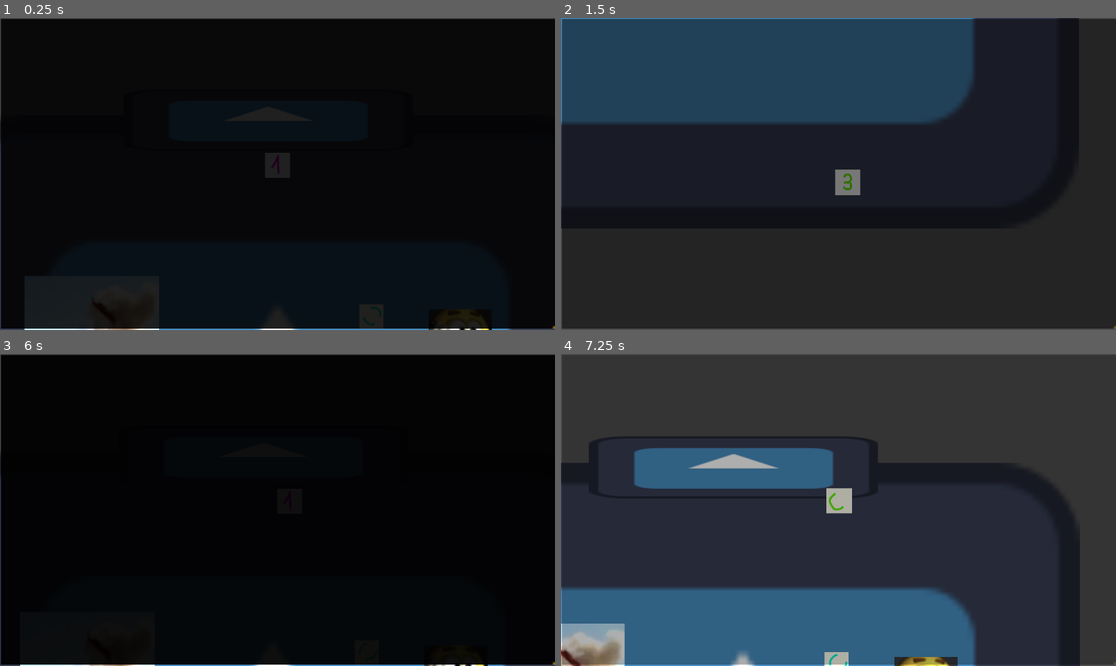
Above: before the commit, frames 1-4 (two rows, left to right).
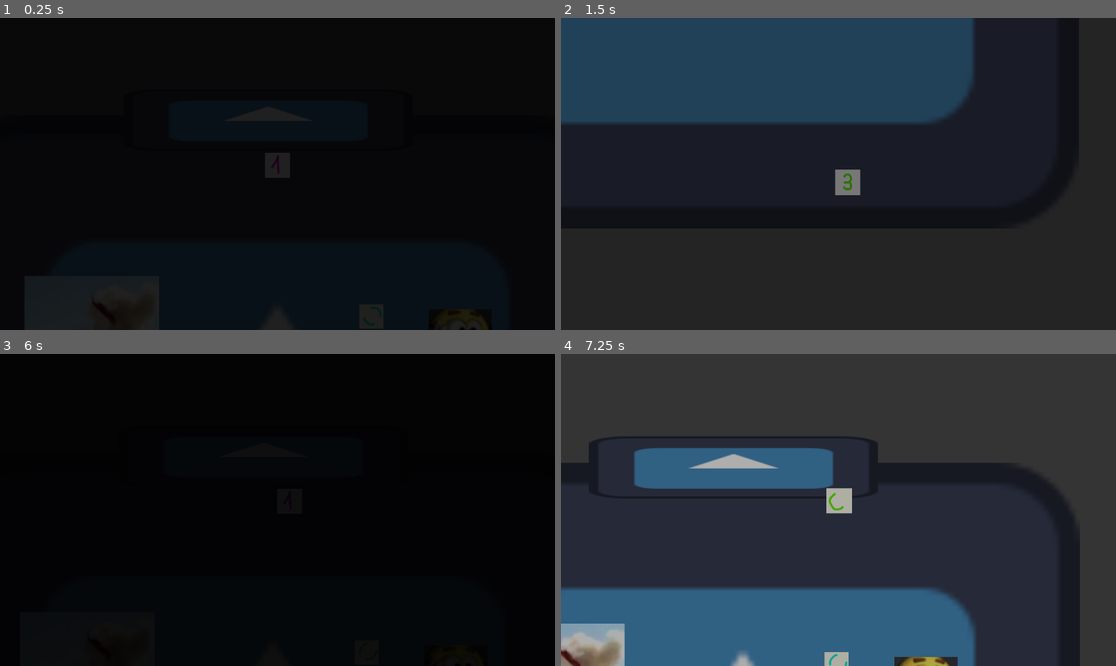
Above: after the commit, the same moments.

Repository: HectorAldao/quantic_gamejam
Game: Godot game, scene res://scenes/zonas/pueblo/pueblo.tscn
Two runs of this game, one before a commit and one after it. Both use one fixed random seed, a clock stepped at 60 frames per second and the inputs below. The engine's default icon, where the game draws it, is replaced by a stand-in: a white triangle on a blue panel in a dark square.
Inputs:
- Up to frame 1 (0.25 s): no input
- Up to frame 2 (1.5 s): hold D (move_character_right) 0.53-1.28 s; hold E (interact) 0.53-1.28 s; hold S (move_character_down) from 1.28 s (still down); tap E (interact) at 1.35 s
- Up to frame 3 (6 s): release S (move_character_down) at 2.03 s; hold D (move_character_right) 2.03-2.78 s; hold E (interact) 2.03-2.78 s; hold W (move_character_up) 2.78-3.53 s; tap E (interact) at 2.85, 4.35, 5.85 s; hold E (interact) 3.53-4.28 s; hold A (move_character_left) 3.53-5.03 s; hold S (move_character_down) 5.03-5.78 s; hold E (interact) 5.03-5.78 s; hold D (move_character_right) from 5.78 s (still down)
- Up to frame 4 (7.25 s): release D (move_character_right) at 6.53 s; hold W (move_character_up) from 6.53 s (still down); hold E (interact) from 6.53 s (still down)

The runs differ from the first frame. In frame 1, 0.8% of the frame differs, in the area x 0-100%, y 0-100%; in frame 2, 1.0%; in frame 3, 0.9%; in frame 4, 0.8%.

Commit message:
fix: fade in not covering full viewport

Diff:
--- a/godot_proyecto/ui/ui_layer.tscn
+++ b/godot_proyecto/ui/ui_layer.tscn
@@ -4,14 +4,13 @@
 [ext_resource type="PackedScene" uid="uid://dtmrfm2vdxu3b" path="res://ui/mobile_controls/mobile_interact_controls.tscn" id="2_00rn6"]
 [ext_resource type="PackedScene" uid="uid://ccjrvrph0nbwp" path="res://ui/dialog/dialog_box.tscn" id="3_00rn6"]
 [ext_resource type="Script" uid="uid://cjkbmk50710gm" path="res://ui/ui_layer.gd" id="4_ui"]
-[ext_resource type="Texture2D" uid="uid://clyxbrpxqyymp" path="res://assets/transicion/transicion_negra.png" id="5_vu3t1"]
 
 [sub_resource type="Animation" id="Animation_vu3t1"]
 length = 0.001
 tracks/0/type = "value"
 tracks/0/imported = false
 tracks/0/enabled = true
-tracks/0/path = NodePath("TransicionNegra:modulate")
+tracks/0/path = NodePath("HUDContainer/ColorRect:modulate")
 tracks/0/interp = 1
 tracks/0/loop_wrap = true
 tracks/0/keys = {
@@ -27,7 +26,7 @@
 tracks/0/type = "value"
 tracks/0/imported = false
 tracks/0/enabled = true
-tracks/0/path = NodePath("TransicionNegra:modulate")
+tracks/0/path = NodePath("HUDContainer/ColorRect:modulate")
 tracks/0/interp = 1
 tracks/0/loop_wrap = true
 tracks/0/keys = {
@@ -93,12 +92,16 @@
 offset_bottom = -124.0
 grow_vertical = 0
 
-[node name="TransicionNegra" type="Sprite2D" parent="." unique_id=1277155589]
-position = Vector2(577.5, 323.5)
-scale = Vector2(4.8361344, 4.258278)
-texture = ExtResource("5_vu3t1")
+[node name="ColorRect" type="ColorRect" parent="HUDContainer" unique_id=694718794]
+layout_mode = 1
+anchors_preset = 15
+anchor_right = 1.0
+anchor_bottom = 1.0
+grow_horizontal = 2
+grow_vertical = 2
+color = Color(0, 0, 0, 1)
 
-[node name="AnimationPlayer" type="AnimationPlayer" parent="TransicionNegra" unique_id=686364647]
-root_node = NodePath("../..")
+[node name="AnimationPlayer" type="AnimationPlayer" parent="HUDContainer/ColorRect" unique_id=686364647]
+root_node = NodePath("../../..")
 libraries/ = SubResource("AnimationLibrary_15oer")
 autoplay = &"fade_in"
Not shown, changed: docs/index.html
Not shown, changed: docs/index.icon.png
Not shown, changed: docs/index.pck
